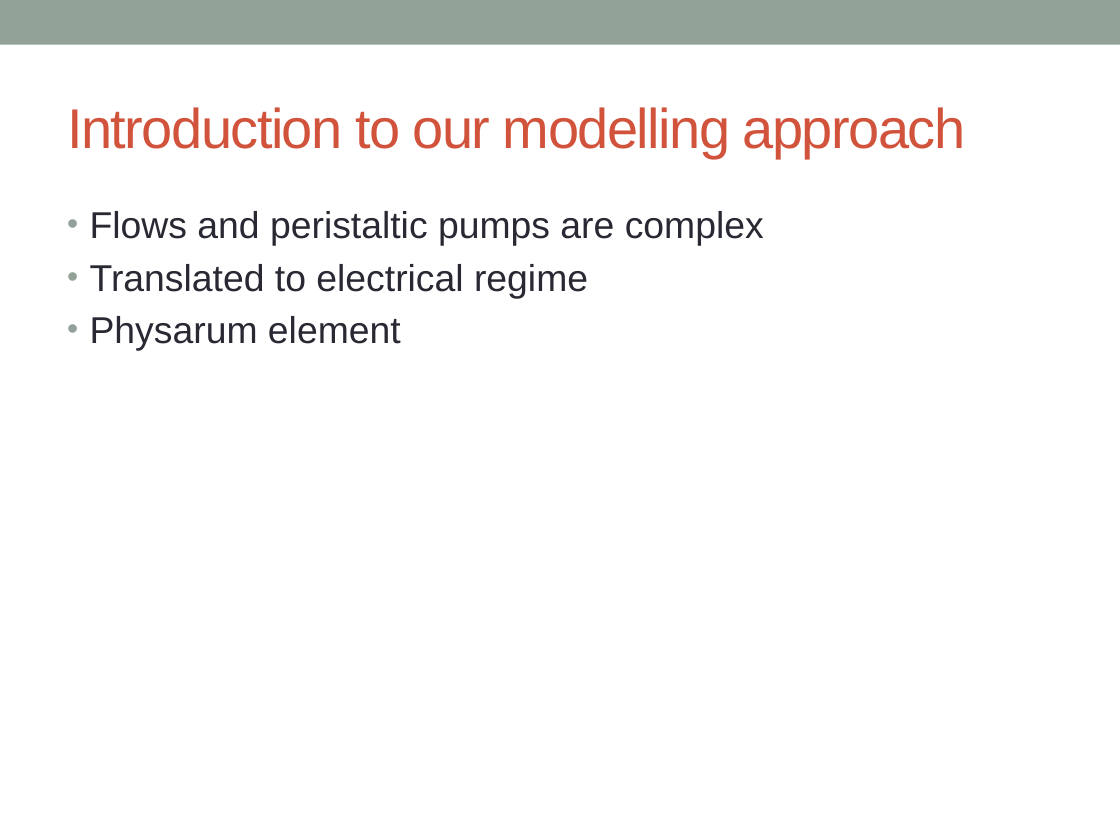
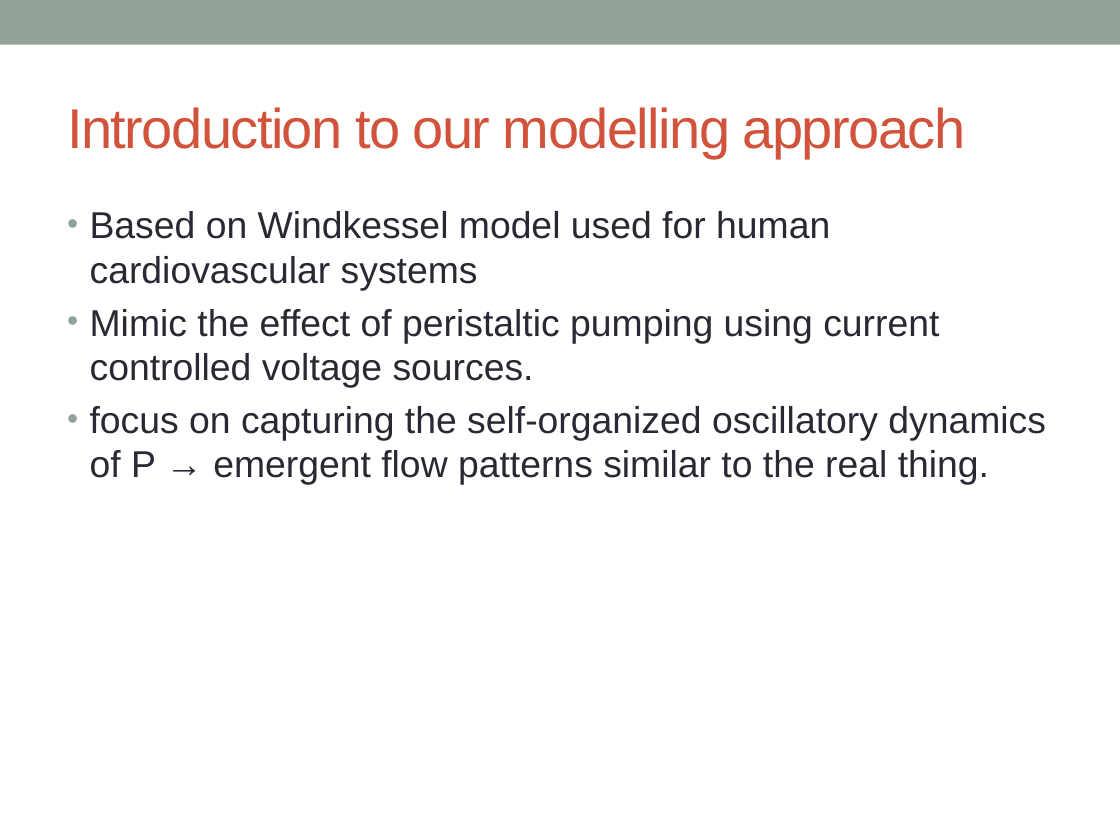
Before and after one commit to 05dirnbe/defense, a slide deck: slide 16 of draft.pptx. Drawn at 1120x840 pixels with LibreOffice and Linux fonts; fonts in the diff are those of the drawing. Boxes give left, top, right and bottom in pixels: in the first picture for what was removed or moved away, otherwise in the second. Text is boxed around its words. In the diff, an @@ line names an element or a change of style, - is before the commit and + after.

```diff
--- a/draft.pptx
+++ b/draft.pptx
@@ text at (90,211,1046,485): text changed @@
-• Flows and peristaltic pumps are complex
-• Translated to electrical regime
-• Physarum element
+• Based on Windkessel model used for human cardiovascular systems
+• Mimic the effect of peristaltic pumping using current controlled voltage sources.
+• focus on capturing the self-organized oscillatory dynamics of P → emergent flow patterns similar to the real thing.
```
Also in this commit, not shown: 4 other slides changed.
